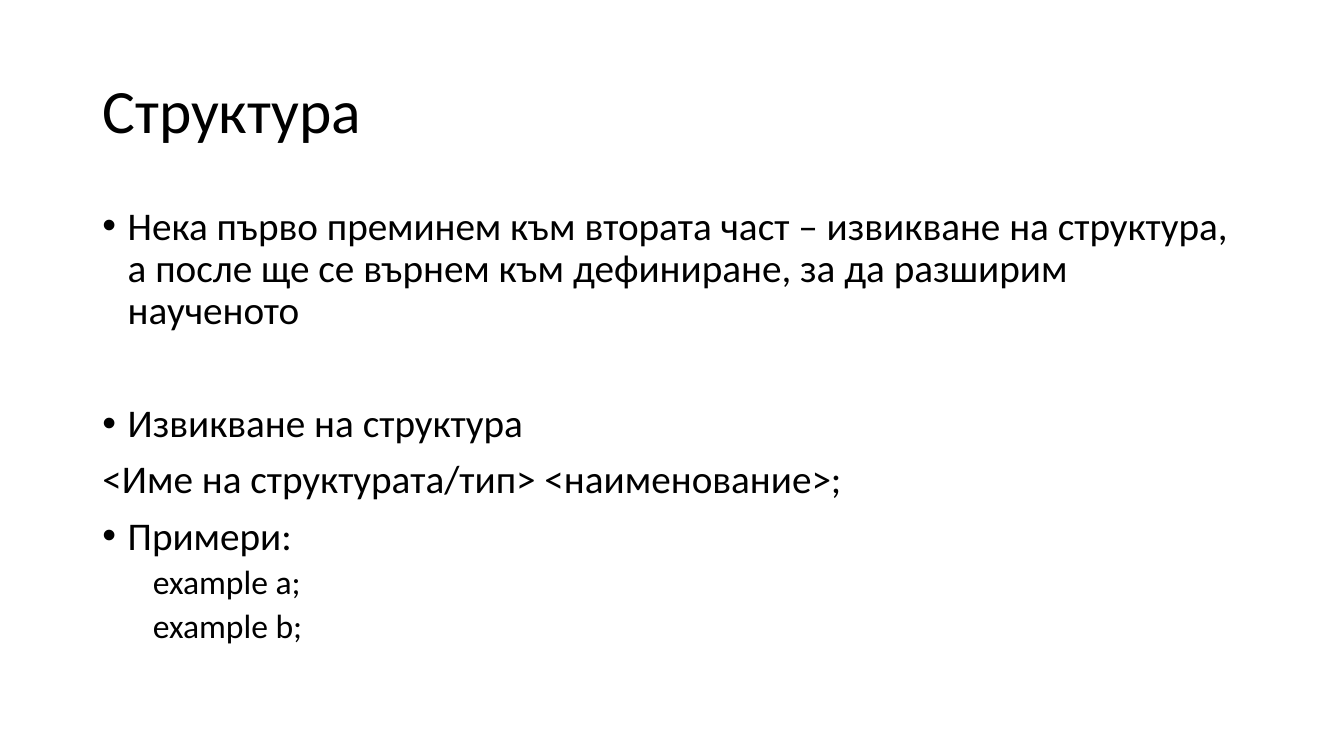
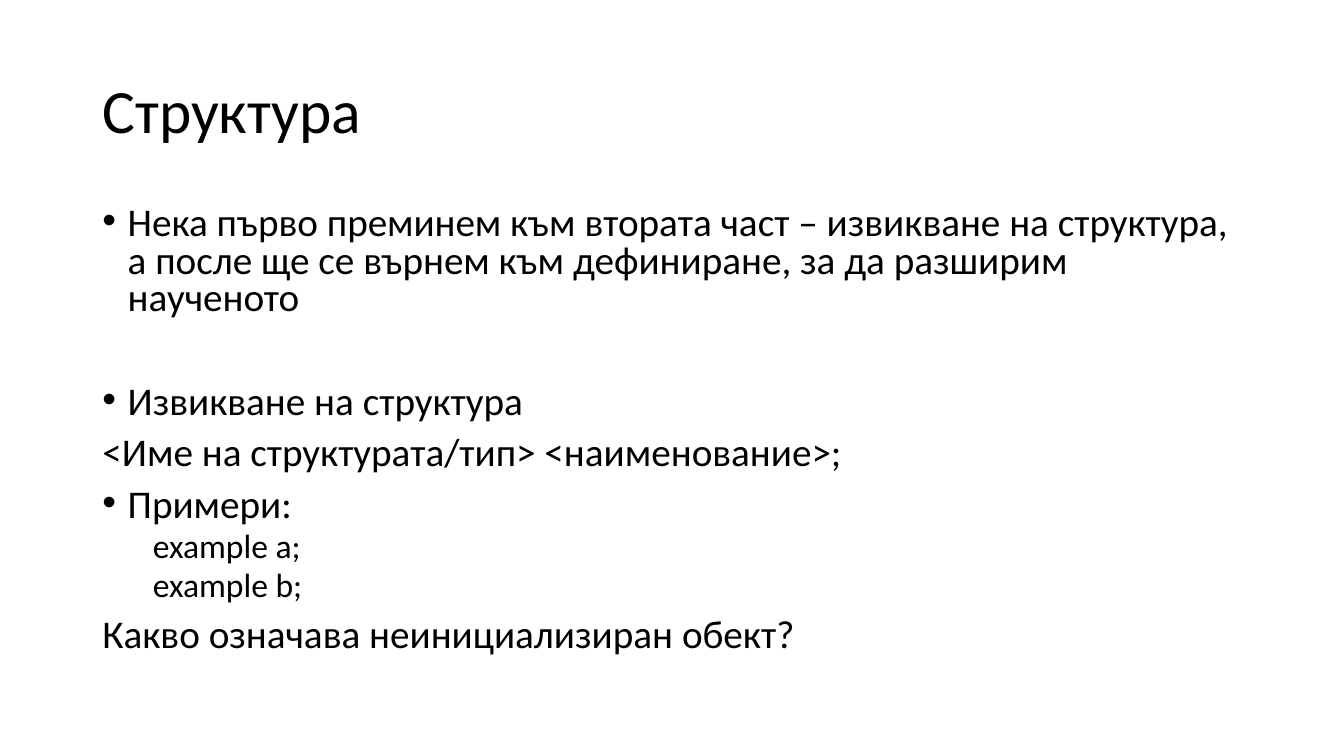
Before and after one commit to Mapmo/Uni-CPP, a slide deck: slide 83 of Introducing To Programming Materials/Consultation 3/Consultation3.pptx (slide 78 before the commit). Drawn at 1344x756 pixels with LibreOffice and Linux fonts; fonts in the diff are those of the drawing. Boxes give left, top, right and bottom in pixels: in the first picture for what was removed or moved away, otherwise in the second. Text is boxed around its words. In the diff, an @@ line names an element or a change of style, - is before the commit and + after.

```diff
--- a/Introducing To Programming Materials/Consultation 3/Consultation3.pptx
+++ b/Introducing To Programming Materials/Consultation 3/Consultation3.pptx
@@ text at [102,211,1228,603]: line spacing 0.9 to 0.8 @@
@@ text at [102,621,794,655]: paragraph added @@
+Какво означава неинициализиран обект?
```
Also in this commit, not shown: 5 other slides changed, 7 slides added.
